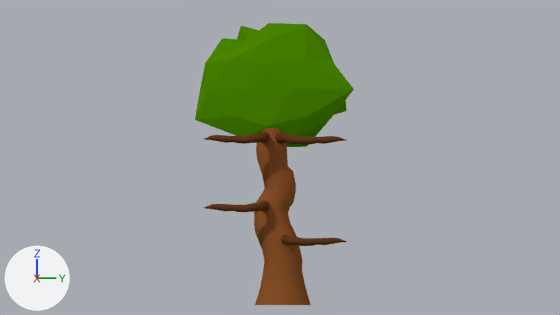
Before and after pictures for a commit that changed the Blender file Assets/Tree Design.blend.
Camera for both pictures: the file's camera 'Camera'. Every picture has the same lights, and +X, +Y and +Z are marked at lower left.

Names of what the first picture shows: 'Icosphere', 'Tree Branch 1', 'Tree Branch 2', 'Tree Branch 3', 'Tree Branch 4', 'Tree Trunk'.
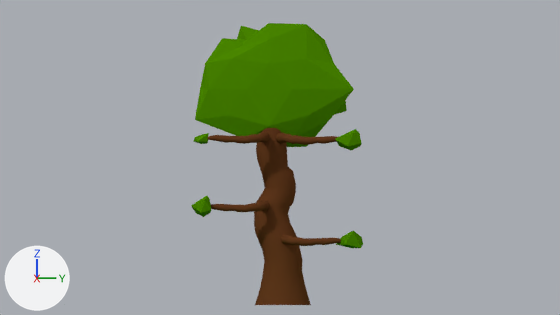
Location of each change, [x1, y1, x2, y2] in pixels of the pictures (560 x 315 px):
'Tree Trunk', recoloured: [254, 128, 311, 305] in both
'Icosphere.001', added: after [336, 129, 362, 150]
'Icosphere.003', added: after [336, 230, 363, 248]
'Icosphere.002', added: after [191, 196, 211, 217]
'Icosphere.004', added: after [193, 133, 209, 144]

Patch to the scene script:
```diff
--- a/Assets/Tree Design.blend.py
+++ b/Assets/Tree Design.blend.py
@@ mat_material_003 @@
+mat_material_003 = diffuse_material('Material.003')
+mat_material_003.base_color = (0.0713, 0.253, 0.0)  # green #4b8a00
@@ mat_material_001 @@
+mat_material_001 = diffuse_material('Material.001')
+mat_material_001.base_color = (0.0713, 0.253, 0.0)  # green #4b8a00
@@ me_cylinder_001 @@
 me_cylinder_001.from_pydata(...)  # 480 vertices, 457 faces; spans x -1.0..1.0, y -1.01..1.01, z -2.12..5.61
-me_cylinder_001.materials.append(mat_tree_trunk)  # brown #90542c
+me_cylinder_001.materials.append(mat_branch)  # brown #643a1f
@@ me_icosphere_005 @@
+me_icosphere_005.from_pydata(...)  # 12 vertices, 20 faces; spans x -0.89..0.89, y -1.19..0.69, z -0.92..1.31
+me_icosphere_005.materials.append(mat_material_003)  # green #4b8a00
@@ me_icosphere_003 @@
+me_icosphere_003.from_pydata(...)  # 12 vertices, 20 faces; spans x -0.89..0.89, y -1.43..0.39, z -0.72..0.71
+me_icosphere_003.materials.append(mat_material_001)  # green #4b8a00
@@ me_icosphere_002 @@
+me_icosphere_002.from_pydata(...)  # 12 vertices, 20 faces; spans x -0.89..0.89, y -1.43..0.39, z -0.72..0.71
+me_icosphere_002.materials.append(mat_material_002)  # green #4b8a00
@@ me_icosphere_004 @@
+me_icosphere_004.from_pydata(...)  # 12 vertices, 20 faces; spans x -0.89..0.89, y -1.19..0.69, z -0.92..1.31
+me_icosphere_004.materials.append(mat_material_001)  # green #4b8a00
@@ ob_icosphere_004 @@
+ob_icosphere_004 = bpy.data.objects.new('Icosphere.004', me_icosphere_005)
+ob_icosphere_004.location = (1.14, -1.75, 5.92)
+ob_icosphere_004.rotation_euler = (0.0, 0.0, 1.533)  # degrees (0, 0, 88)
+ob_icosphere_004.scale = (0.307, 0.307, 0.173)
@@ ob_icosphere_002 @@
+ob_icosphere_002 = bpy.data.objects.new('Icosphere.002', me_icosphere_003)
+ob_icosphere_002.location = (1.28, -1.54, 3.54)
+ob_icosphere_002.scale = (0.54, 0.402, 0.54)
@@ ob_icosphere_001 @@
+ob_icosphere_001 = bpy.data.objects.new('Icosphere.001', me_icosphere_002)
+ob_icosphere_001.location = (1.28, 3.77, 5.92)
+ob_icosphere_001.scale = (0.54, 0.54, 0.54)
@@ ob_icosphere_003 @@
+ob_icosphere_003 = bpy.data.objects.new('Icosphere.003', me_icosphere_004)
+ob_icosphere_003.location = (1.14, 3.68, 2.3)
+ob_icosphere_003.scale = (0.517, 0.517, 0.291)
```
